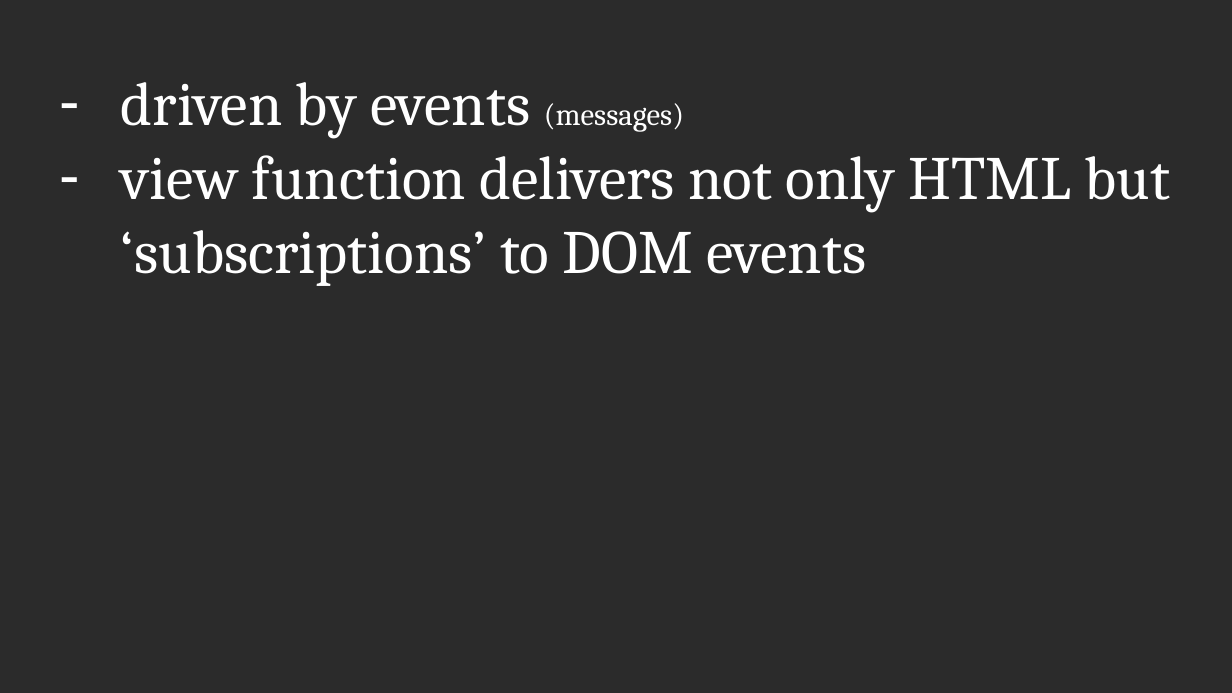
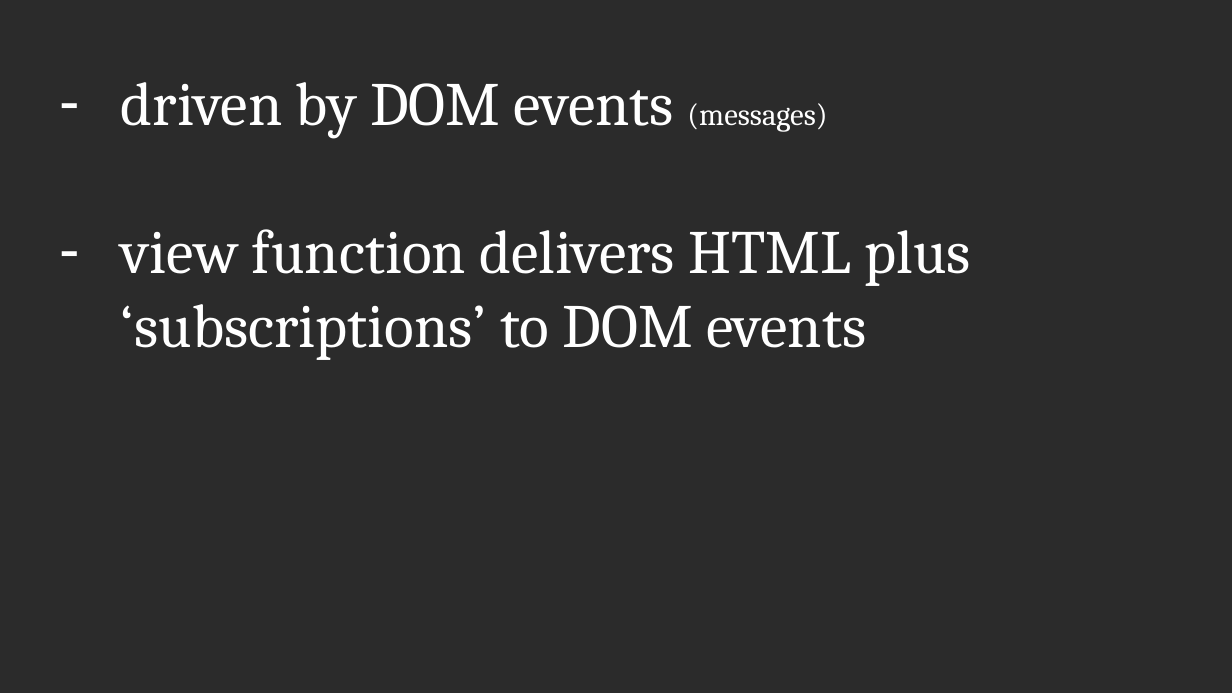
Before and after one commit to scameronde/elm-et2017, a slide deck: slide 39 of Elm.pptx (slide 30 before the commit). Drawn at 1232x693 pixels with LibreOffice and Linux fonts; fonts in the diff are those of the drawing; background and template pictures are left out; a plain dark background stands for a picture behind light text. Boxes give left, top, right and bottom in pixels: in the first picture for what was removed or moved away, otherwise in the second. Text is boxed around its words. In the diff, an @@ line names an element or a change of style, - is before the commit and + after.

Commit message:
Update slides

```diff
--- a/Elm.pptx
+++ b/Elm.pptx
@@ text at [121, 82, 972, 360]: text changed @@
-– driven by events (messages)
-– view function delivers not only HTML but ‘subscriptions’ to DOM events
+– driven by DOM events (messages)
+– view function delivers HTML plus ‘subscriptions’ to DOM events
```
Also in this commit, not shown: 25 other slides changed, 9 slides added, 2 slides removed.
